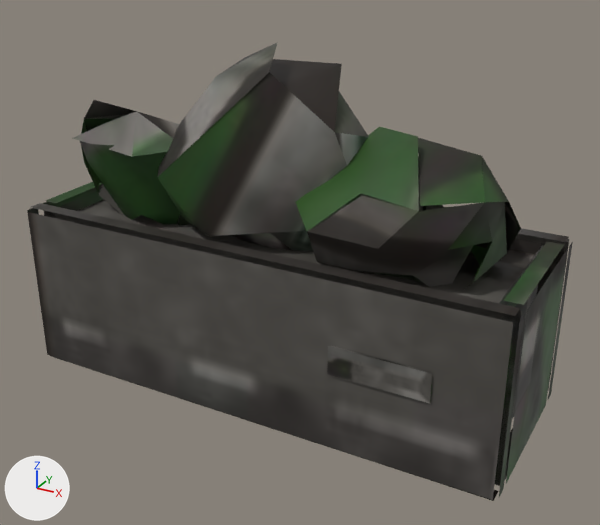
The glTF model assets/props/planter_lod1.glb, before and after one commit.
Rendered twice from a 50 mm lens placed at (1.19, -2.081, 1.462), pointed at (0.058, -0.023, 0.433). The lights are fixed; the arrows at lower left show +X, +Y and +Z. The older version comes first. Objects named as collision shapes, trigger or cutter boxes, shadow casters or lower levels of detail are left out. Where no turn or scale is listed for an object, it has been applied to the vertices. Vertices at exactly the same position are counted once.

Before the edit, the objects in view are built like this:
```python
me_planter_001 = bpy.data.meshes.new('planter.001')
me_planter_001.from_pydata(...)  # 286 vertices, 260 faces; spans x -0.85..0.8, y -0.31..0.3, z 0.0..1.08
me_planter_001.materials.append(mat_pigment_planter)
ob_planter = bpy.data.objects.new('planter', me_planter_001)
ob_planter.location = (0.0, 0.0, 0.0)
```
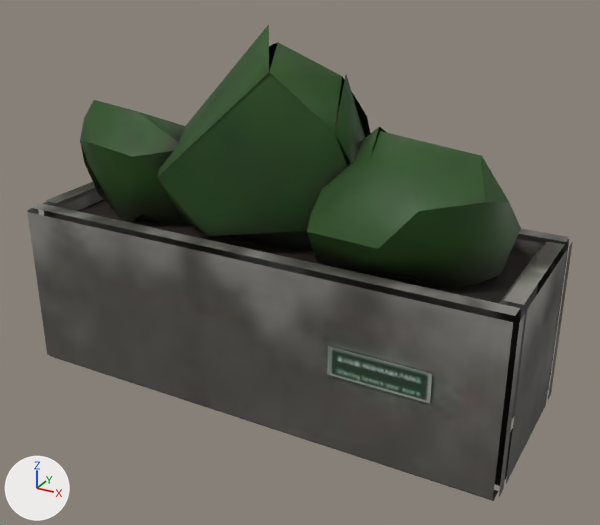
Patch to the scene script:
```diff
--- a/assets/props/planter_lod1.glb.py
+++ b/assets/props/planter_lod1.glb.py
@@ me_planter_001 @@
 # used by ob_planter; location = (0.0, 0.0, 0.0)
-me_planter_001.from_pydata(...)  # 286 vertices, 260 faces; spans x -0.85..0.8, y -0.31..0.3, z 0.0..1.08
+me_planter_001.from_pydata(...)  # 272 vertices, 260 faces; spans x -0.85..0.8, y -0.31..0.3, z 0.0..1.13
+# me_planter_001 part 1
+# 71 vertices are removed from x -0.74..0.66, y -0.26..0.28, z 0.44..1.03
+# 144 faces are deleted
+# 3 vertices move from x -0.43..0.35, y 0.0..0.18, z 0.53..0.74 to x -0.43..0.32, y 0.07..0.18, z 0.55..0.74
+# 57 vertices are added at x -0.59..0.68, y -0.2..0.26, z 0.42..1.13
+# 144 new faces join them
+# me_planter_001 part 2: 113 kept faces spanning x -0.85..0.8, y -0.31..0.3, z 0.0..1.03 get new texture (UV) coordinates
 me_planter_001.materials.append(mat_pigment_planter)
```

Boxes [x1, y1, x2, y2] around the edits, measured in the pictures (600 x 525 px; the box of a moved part takes in the faces that stretch with it):
'planter', reshaped: before [27, 42, 573, 501]; after [27, 24, 573, 501]
part 1 of me_planter_001, moved or reshaped: before [72, 42, 507, 290]; after [80, 24, 521, 288]
part 2 of me_planter_001, surface changed: [27, 72, 572, 499] in both
